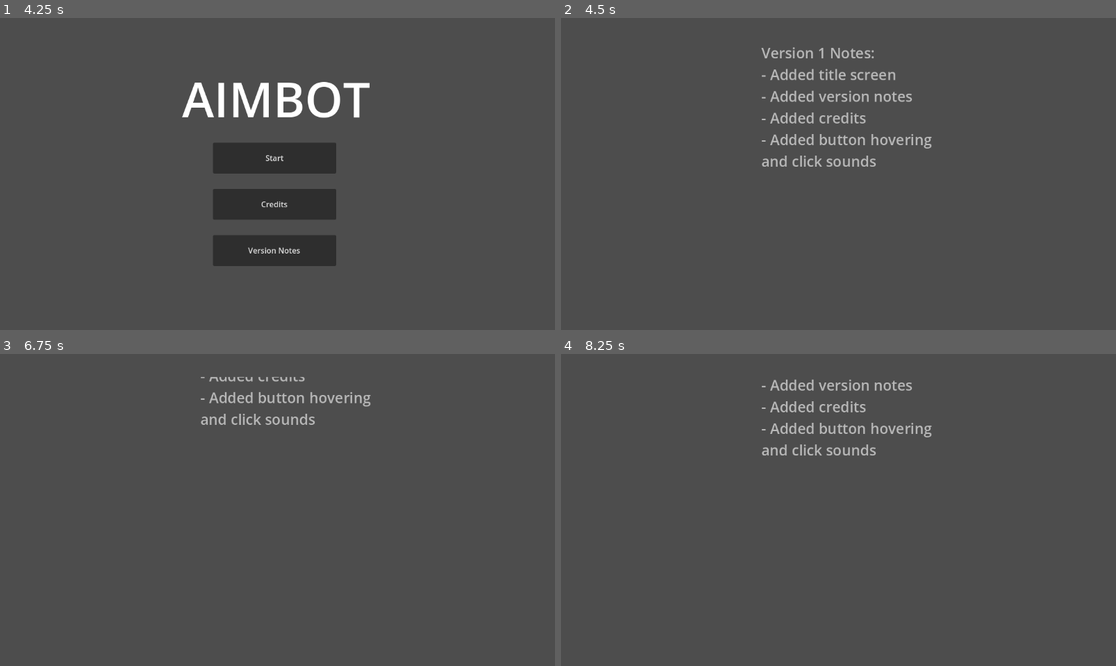
Above: before the commit, frames 1-4 (two rows, left to right).
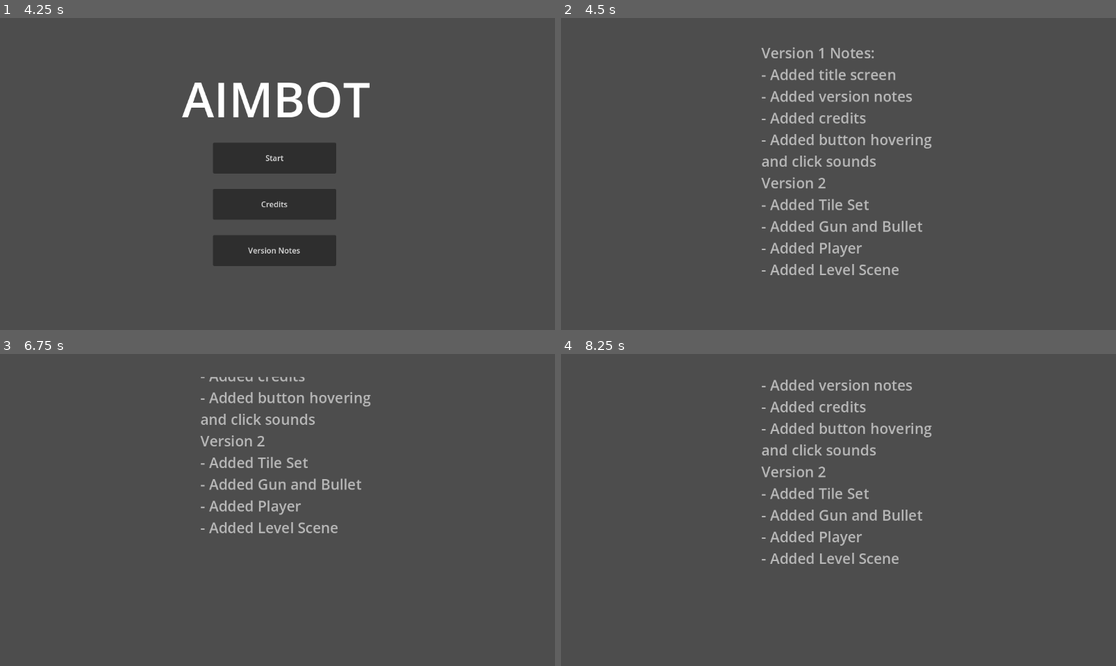
Above: after the commit, the same moments.

Repository: ChaosWaffle1/AIMBOT
Game: Godot game, scene res://scenes/splash_screen.tscn
The game is run twice, just before and just after one commit, with the same random seed, the same clock (stepped at 60 frames per second) and the same inputs.
Inputs (mouse positions are in pixels of both pictures, inside the frame that each line leads up to):
- Up to frame 1 (4.25 s): tap Enter at 0.5 s; move the mouse to (399, 158) at 0.52 s; press the mouse at (399, 158) at 0.53 s; hold D (right) 0.53-2.03 s; tap W (jump) at 0.77, 1.52, 3.02, 3.77 s; move the mouse to (166, 189) at 1.27 s; release the mouse at (166, 189) at 1.28 s; click (166, 189) at 1.35 s; tap Space at 2 s; move the mouse to (333, 105) at 2.02 s; press the mouse at (333, 105) at 2.03 s; hold A (left) 2.03-2.78 s; move the mouse to (249, 236) at 2.77 s; release the mouse at (249, 236) at 2.78 s; hold D (right) from 2.78 s (still down); click (249, 236) at 2.85 s; move the mouse to (444, 220) at 3.52 s; press the mouse at (444, 220) at 3.53 s
- Up to frame 2 (4.5 s): release D (right) at 4.25 s; release the mouse at (1005, 220) at 4.25 s; click "Version Notes" at 4.25 s
- Up to frame 3 (6.75 s): tap Enter at 5, 6.5 s; move the mouse to (111, 463) at 5.02 s; hold A (left) 5.03-5.78 s; click (111, 463) at 5.1 s; tap W (jump) at 5.27 s; tap Space at 5.75 s; move the mouse to (305, 510) at 5.77 s; press the mouse at (305, 510) at 5.78 s; hold D (right) 5.78-6.53 s; move the mouse to (194, 432) at 6.52 s; release the mouse at (194, 432) at 6.53 s; hold A (left) from 6.53 s (still down); click (194, 432) at 6.6 s
- Up to frame 4 (8.25 s): tap W (jump) at 6.77, 7.52 s; tap Space at 7.25 s; move the mouse to (960, 494) at 7.27 s; press the mouse at (960, 494) at 7.28 s; move the mouse to (727, 525) at 8.02 s; release A (left) at 8.03 s; release the mouse at (727, 525) at 8.03 s; hold D (right) from 8.03 s (still down); click (727, 525) at 8.1 s

Frame 1 is identical in both runs. In frame 2, 1.4% of the frame differs, in the area x 36-66%, y 51-83%; in frame 3, 1.4%; in frame 4, 1.4%, in the area x 36-66%, y 35-68%.

Commit message:
Version Notes and Moved Gun Script

Diff:
--- a/scenes/gun.tscn
+++ b/scenes/gun.tscn
@@ -1,10 +1,10 @@
 [gd_scene load_steps=3 format=3 uid="uid://d4ahhrfv15rf0"]
 
 [ext_resource type="Texture2D" uid="uid://1k6eo65xbgoa" path="res://icon.svg" id="1_gp53h"]
-[ext_resource type="Script" uid="uid://c6w8k6dclkd6s" path="res://scenes/gun.gd" id="1_og67c"]
+[ext_resource type="Script" uid="uid://c6w8k6dclkd6s" path="res://scripts/gun.gd" id="1_h5px7"]
 
 [node name="Gun" type="Node2D"]
-script = ExtResource("1_og67c")
+script = ExtResource("1_h5px7")
 
 [node name="Pivot" type="Node2D" parent="."]
 
--- a/scenes/scroll_notes.tscn
+++ b/scenes/scroll_notes.tscn
@@ -28,6 +28,11 @@
 - Added credits
 - Added button hovering
 and click sounds
+Version 2
+- Added Tile Set
+- Added Gun and Bullet
+- Added Player
+- Added Level Scene
 
 "
 
Renamed: scenes/gun.gd -> scripts/gun.gd
Renamed: scenes/gun.gd.uid -> scripts/gun.gd.uid
